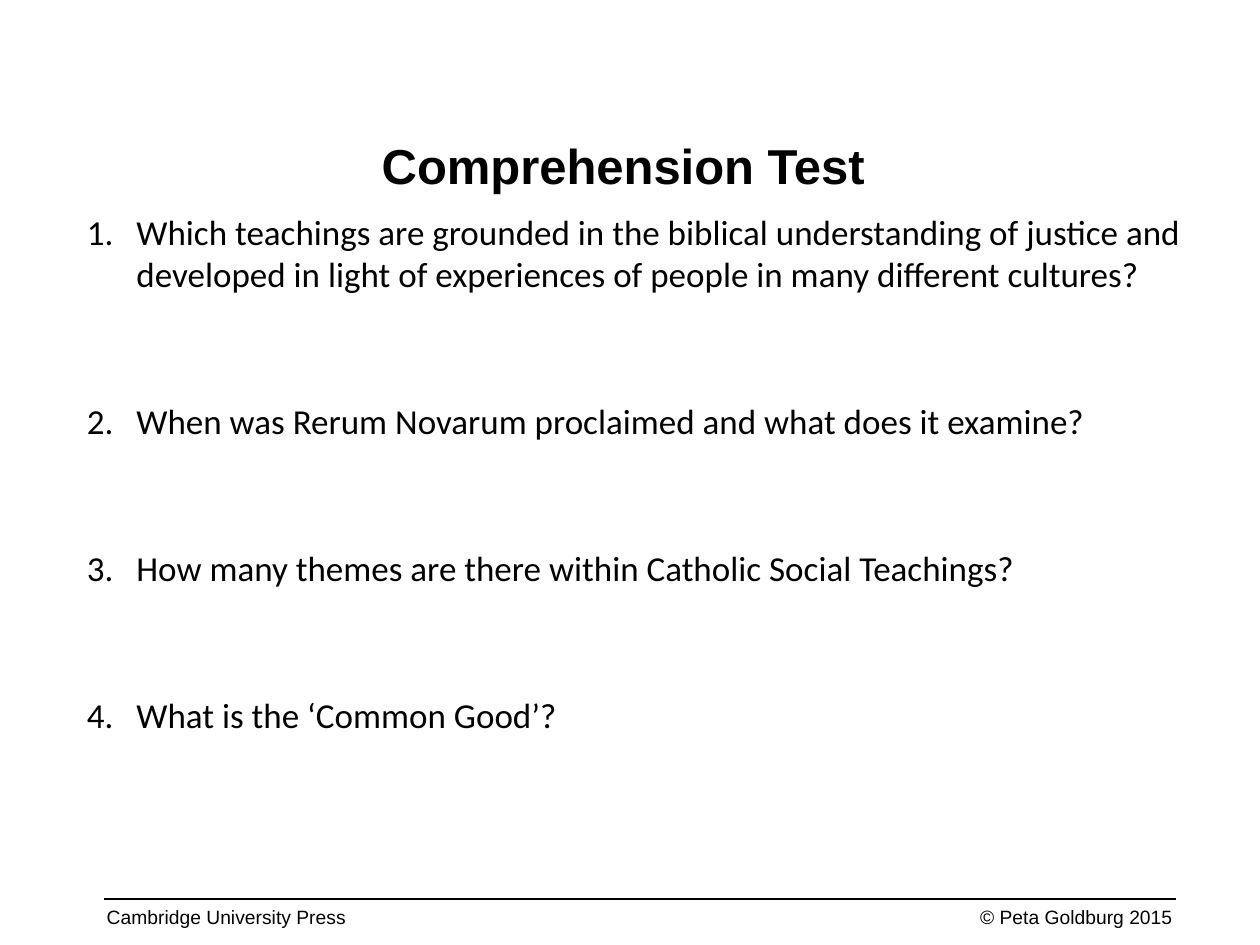
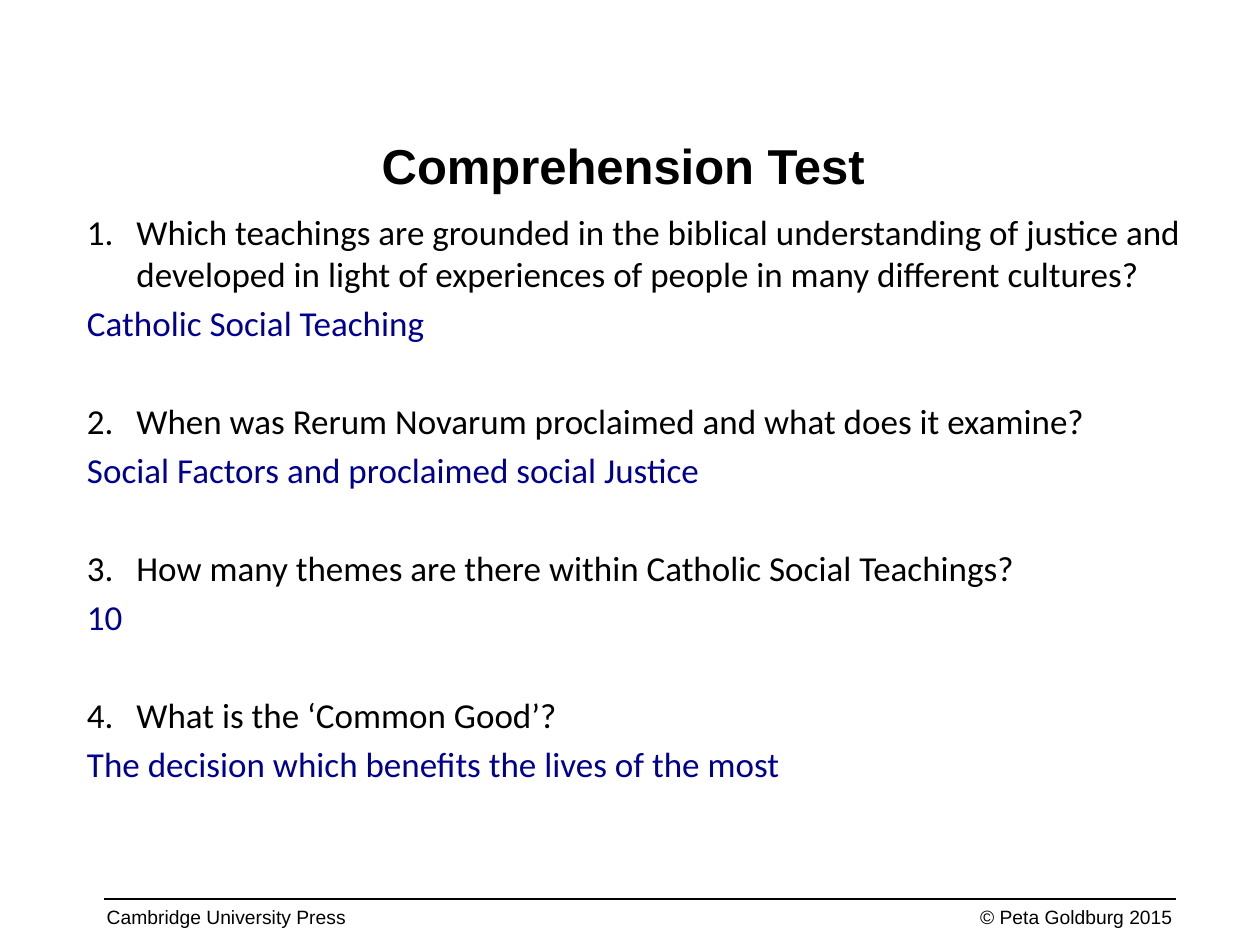
Before and after one commit to CrypticEntity/schoolwork9-10, a slide deck: slide 13 of Religion/Incarnation/UR9_PPT_Ch11_MissionJustice without answers.pptx. Drawn at 1260x945 pixels with LibreOffice and Linux fonts; fonts in the diff are those of the drawing; background and template pictures are left out. Boxes give left, top, right and bottom in pixels: in the first picture for what was removed or moved away, otherwise in the second. Text is boxed around its words. In the diff, an @@ line names an element or a change of style, - is before the commit and + after.

```diff
--- a/Religion/Incarnation/UR9_PPT_Ch11_MissionJustice without answers.pptx
+++ b/Religion/Incarnation/UR9_PPT_Ch11_MissionJustice without answers.pptx
@@ text at [87, 311, 424, 342]: paragraph added @@
+Catholic Social Teaching
@@ text at [87, 458, 699, 489]: paragraph added @@
+Social Factors and proclaimed social Justice
@@ text at [87, 607, 122, 631]: paragraph added @@
+10
@@ text at [87, 752, 780, 778]: paragraph added @@
+The decision which benefits the lives of the most
```
Also in this commit, not shown: 2 other slides changed, 2 other files.
